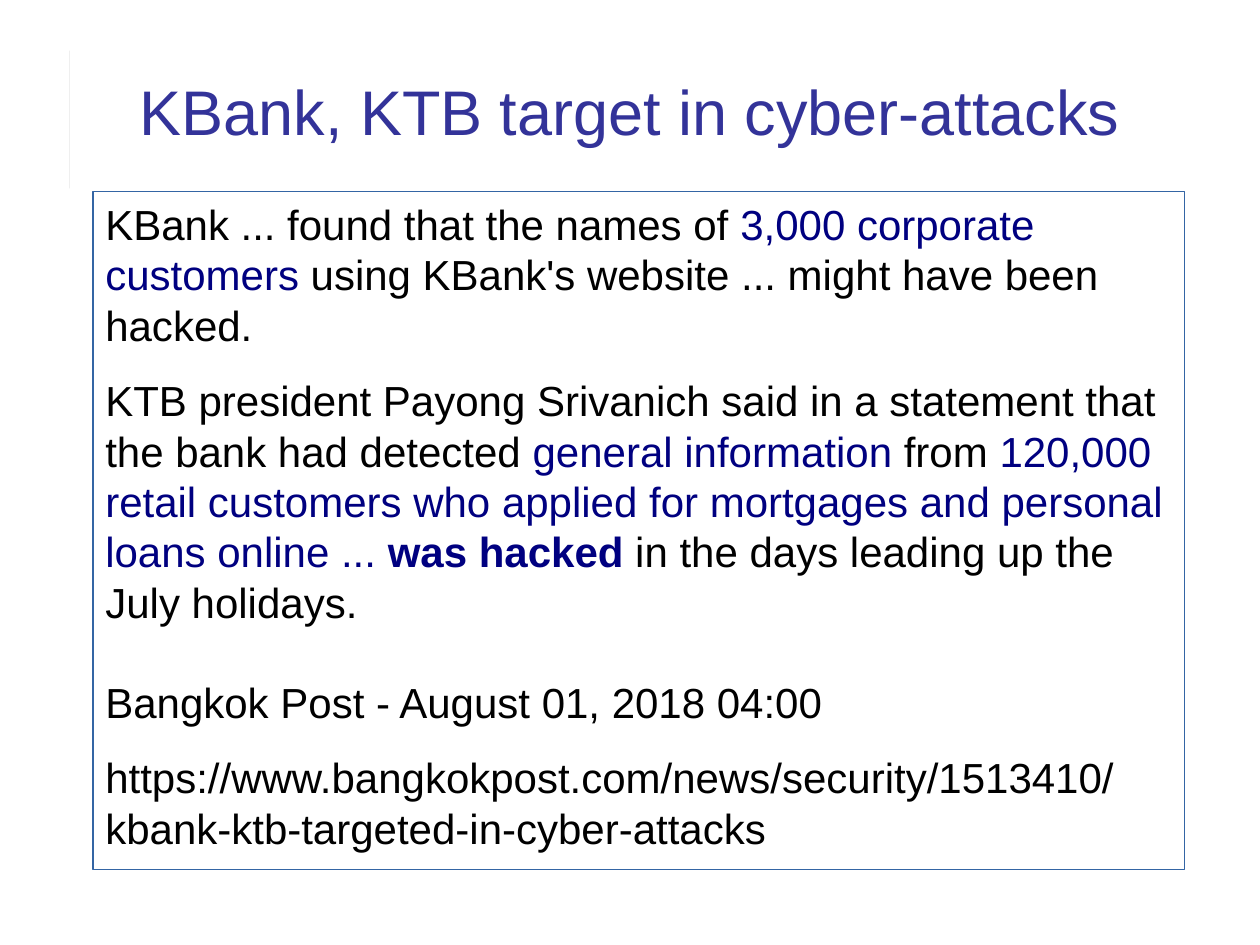
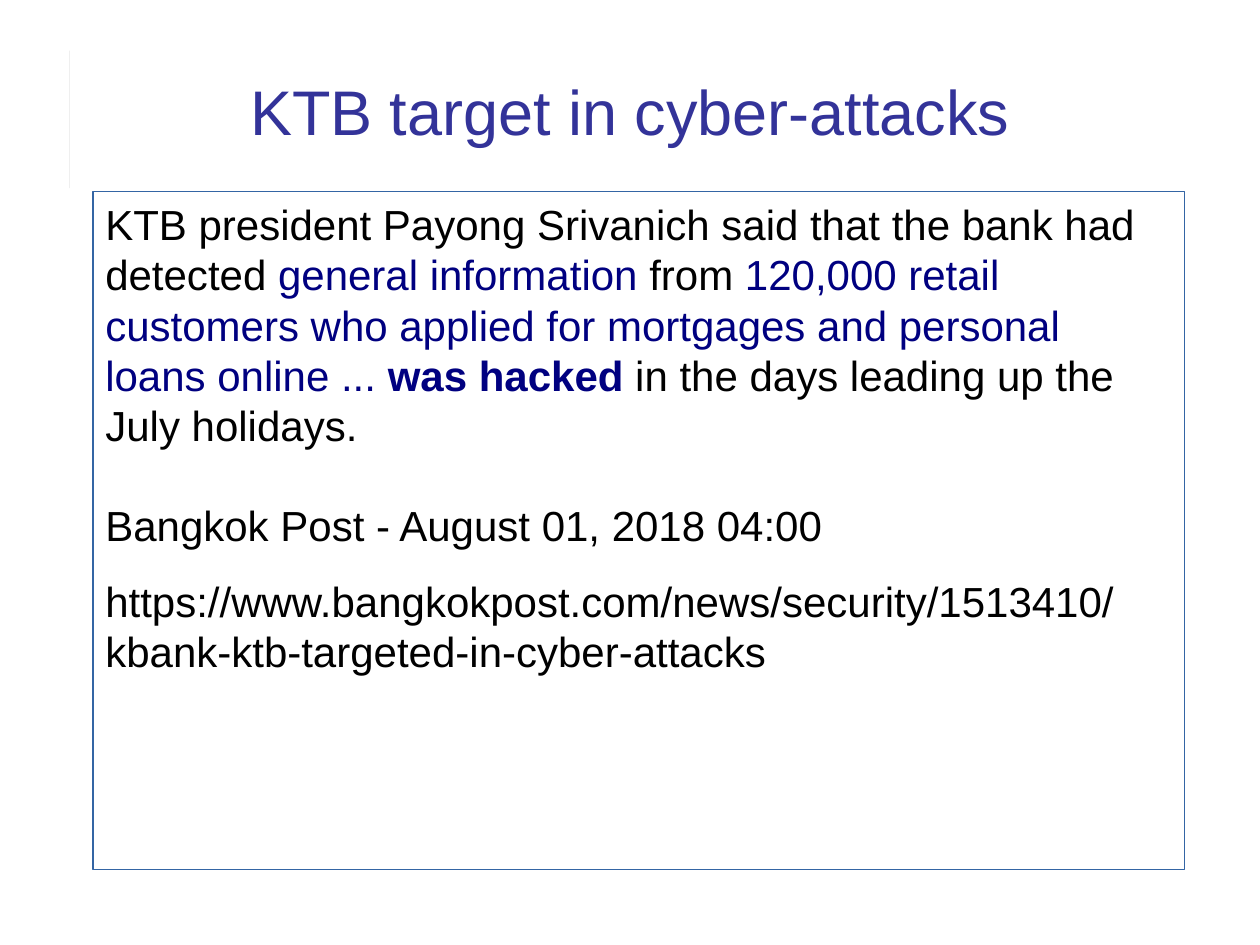
Before and after one commit to cpske/ISP, a slide deck: slide 3 of logging/Logging.ppt. Drawn at 1260x945 pixels with LibreOffice and Linux fonts; fonts in the diff are those of the drawing. Boxes give left, top, right and bottom in pixels: in the first picture for what was removed or moved away, otherwise in the second. Text is boxed around its words. In the diff, an @@ line names an element or a change of style, - is before the commit and + after.

```diff
--- a/logging/Logging.ppt
+++ b/logging/Logging.ppt
@@ title at (250, 89, 1009, 147): text changed @@
-KBank, KTB target in cyber-attacks
+KTB target in cyber-attacks
@@ text at (105, 209, 1134, 450): text changed; text colour #000000 to #000080 @@
-KBank ... found that the names of 3,000 corporate customers using KBank's website ... might have been hacked.
-KTB president Payong Srivanich said in a statement that the bank had detected general information from 120,000 retail customers who applied for mortgages and personal loans online ... was hacked in the days leading up the July holidays.
+KTB president Payong Srivanich said that the bank had detected general information from 120,000 retail customers who applied for mortgages and personal loans online ... was hacked in the days leading up the July holidays.
```
Also in this commit, not shown: 18 other slides changed, 2 slides added, 4 other files.
